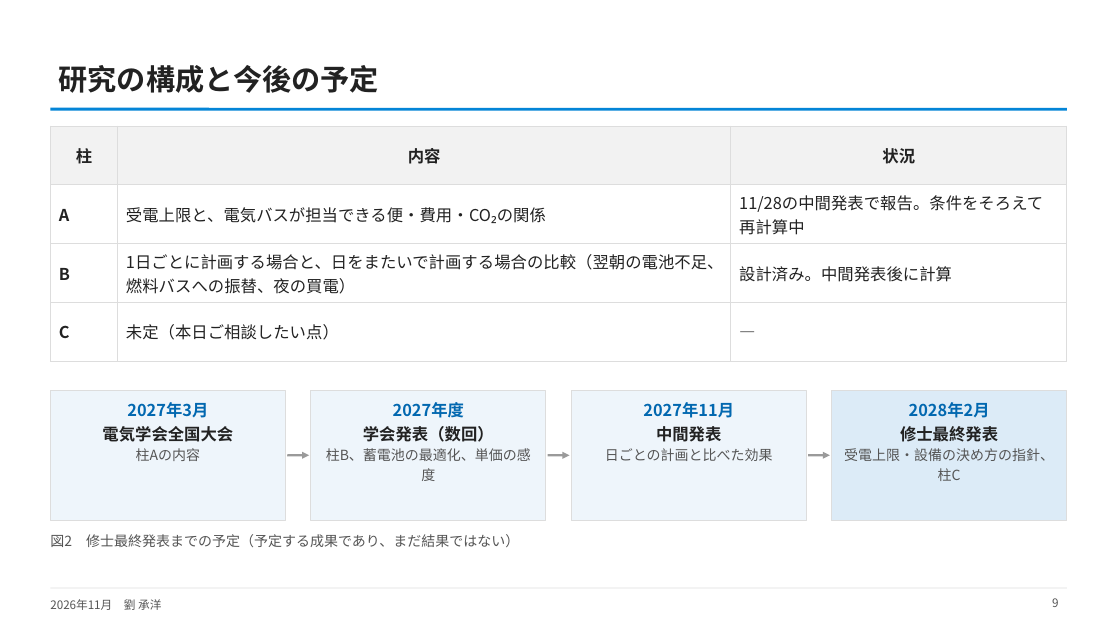
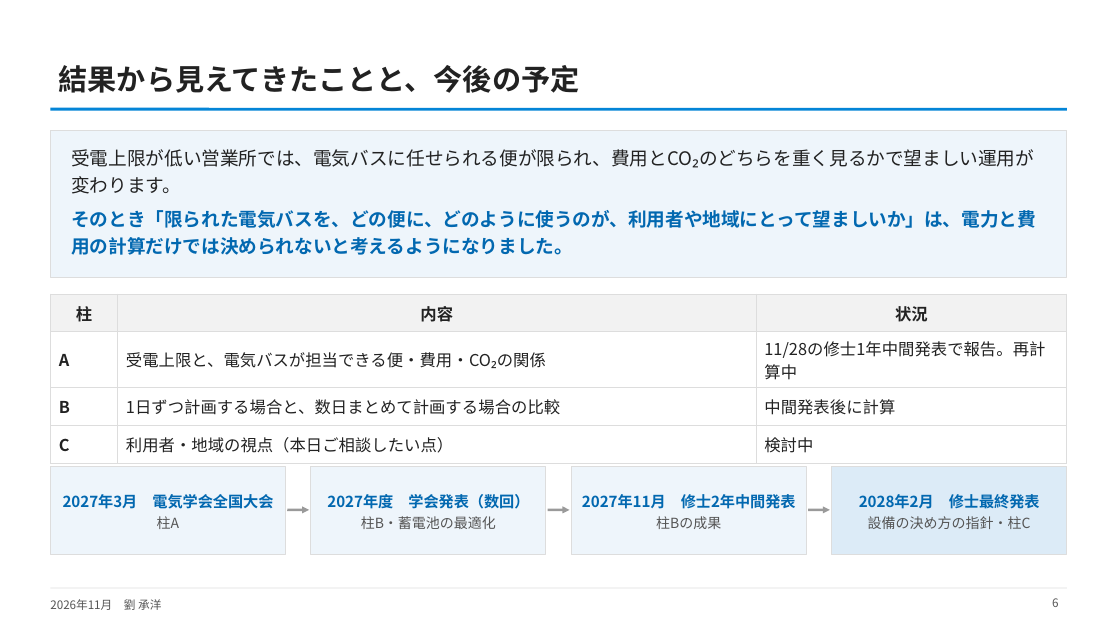
Before and after one commit to CYLIU2003/master-course, a slide deck: slide 6 of outcome/2026-11-16_nishiyama_consult/西山先生へのご相談_最新結果と3本目の柱.pptx (slide 9 before the commit). Drawn at 1120x630 pixels with LibreOffice and Linux fonts; fonts in the diff are those of the drawing. Boxes give left, top, right and bottom in pixels: in the first picture for what was removed or moved away, otherwise in the second. Text is boxed around its words. In the diff, an @@ line names an element or a change of style, - is before the commit and + after.

```diff
--- a/outcome/2026-11-16_nishiyama_consult/西山先生へのご相談_最新結果と3本目の柱.pptx
+++ b/outcome/2026-11-16_nishiyama_consult/西山先生へのご相談_最新結果と3本目の柱.pptx
@@ title at (x1=59, y1=65, x2=580, y2=93): text changed @@
-研究の構成と今後の予定
+結果から見えてきたことと、今後の予定
@@ rectangle added at (x1=50, y1=130, x2=1067, y2=277), fill #EEF5FB, outline #DDDDDD 0.75 pt @@
@@ text added at (x1=71, y1=149, x2=1036, y2=255), 16 pt, text #0268B0, bold @@
+受電上限が低い営業所では、電気バスに任せられる便が限られ、費用とCO₂のどちらを重く見るかで望ましい運用が変わります。
+そのとき「限られた電気バスを、どの便に、どのように使うのが、利用者や地域にとって望ましいか」は、電力と費用の計算だけでは決められないと考えるようになりました。
@@ table at (x1=50, y1=294, x2=1067, y2=457) @@
-row 2, column 3: 11/28の中間発表で報告。条件をそろえて再計算中
+row 2, column 3: 11/28の修士1年中間発表で報告。再計算中
-row 3, column 2: 1日ごとに計画する場合と、日をまたいで計画する場合の比較（翌朝の電池不足、燃料バスへの振替、夜の買電）
+row 3, column 2: 1日ずつ計画する場合と、数日まとめて計画する場合の比較
-row 3, column 3: 設計済み。中間発表後に計算
+row 3, column 3: 中間発表後に計算
-row 4, column 2: 未定（本日ご相談したい点）
+row 4, column 2: 利用者・地域の視点（本日ご相談したい点）
-row 4, column 3: ―
+row 4, column 3: 検討中
@@ table resized from (x1=50, y1=126, x2=1067, y2=344) to (x1=50, y1=294, x2=1067, y2=457) @@
@@ text removed at (x1=605, y1=402, x2=773, y2=461) @@
-2027年11月
-中間発表
-日ごとの計画と比べた効果
@@ rectangle resized from (x1=50, y1=391, x2=286, y2=521) to (x1=50, y1=466, x2=286, y2=555) @@
@@ rectangle resized from (x1=311, y1=391, x2=546, y2=521) to (x1=311, y1=466, x2=546, y2=555) @@
@@ vertical alignment top to middle in 3 elements at (x1=63, y1=494, x2=273, y2=529), (x1=859, y1=494, x2=1040, y2=529), (x1=327, y1=494, x2=529, y2=529) @@
@@ rectangle resized from (x1=571, y1=391, x2=807, y2=521) to (x1=571, y1=466, x2=807, y2=555) @@
@@ rectangle resized from (x1=832, y1=391, x2=1067, y2=521) to (x1=832, y1=466, x2=1067, y2=555) @@
@@ text at (x1=63, y1=494, x2=273, y2=529): text changed; size 14 to 13 pt; text colour #222222 to #0268B0 @@
-2027年3月
-電気学会全国大会
-柱Aの内容
+2027年3月 電気学会全国大会
+柱A
@@ text at (x1=327, y1=494, x2=529, y2=529): text changed; size 12 to 13 pt; text colour #555555 to #0268B0; bold on @@
-2027年度
-学会発表（数回）
-柱B、蓄電池の最適化、単価の感度
+2027年度 学会発表（数回）
+柱B・蓄電池の最適化
@@ text added at (x1=582, y1=494, x2=796, y2=529), 13 pt, text #0268B0, bold @@
+2027年11月 修士2年中間発表
+柱Bの成果
@@ text at (x1=859, y1=494, x2=1040, y2=529): text changed; size 12 to 13 pt; text colour #555555 to #0268B0; bold on @@
-2028年2月
-修士最終発表
-受電上限・設備の決め方の指針、柱C
+2028年2月 修士最終発表
+設備の決め方の指針・柱C
@@ text removed at (x1=50, y1=534, x2=519, y2=547) @@
-図2 修士最終発表までの予定（予定する成果であり、まだ結果ではない）
@@ 3 arrows moved together from (x1=287, y1=455, x2=830, y2=455) to (x1=287, y1=510, x2=830, y2=510) @@
```
Also in this commit, not shown: 10 other slides changed, 3 slides added, 1 slide removed, 2 other files.
